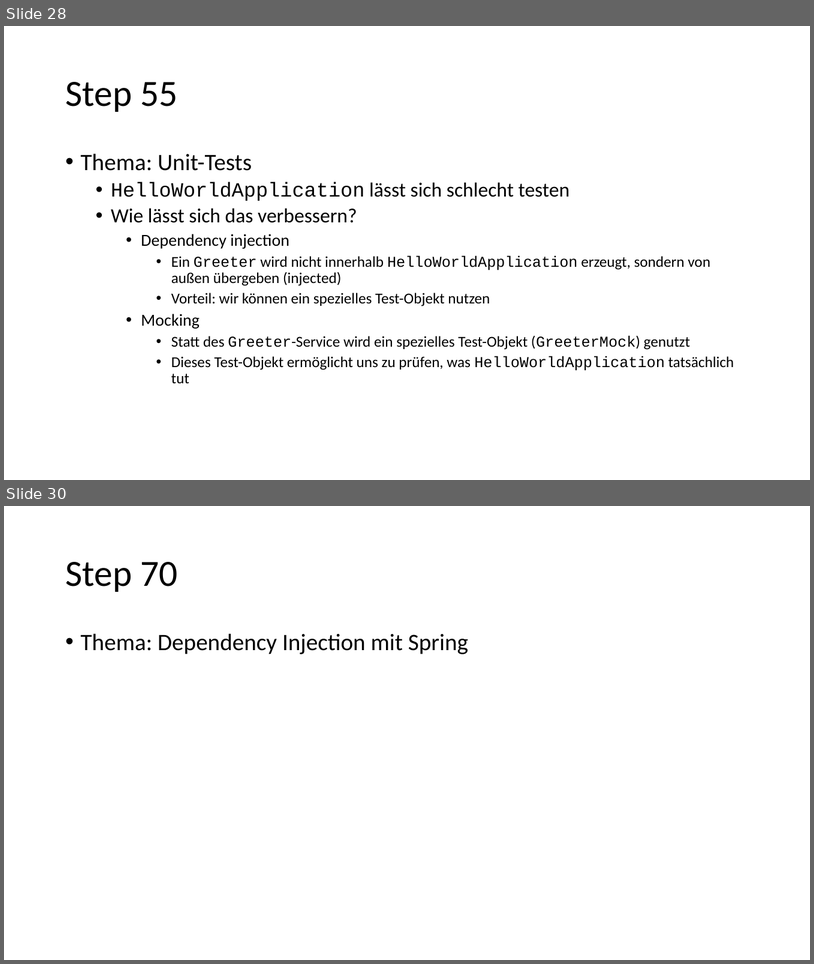
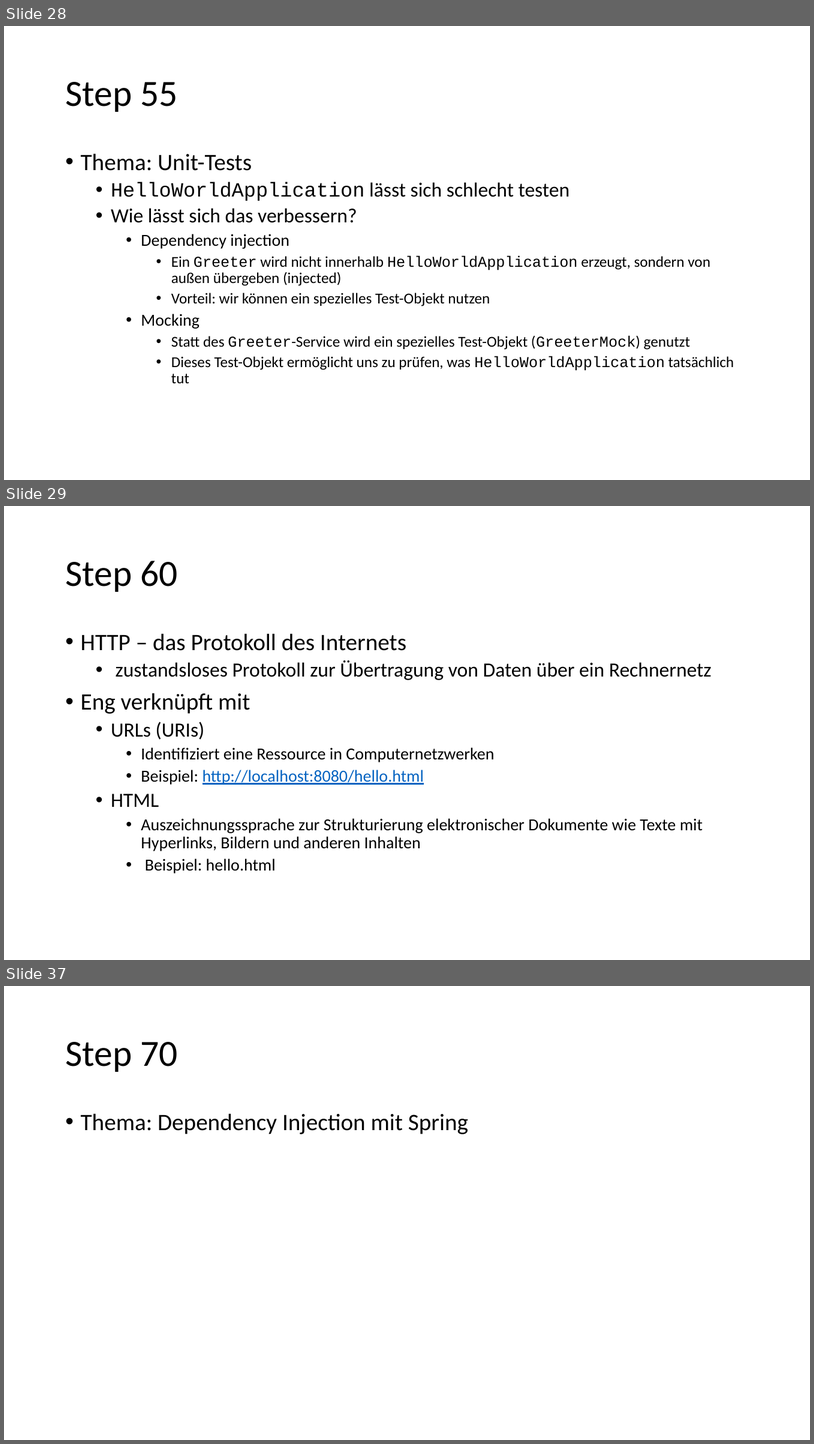
Before and after one commit to igeldo/PR4-SoSe23, a slide deck: Java-Starter.pptx. Shown one above the other, each under a label of ours: slides 28 and 30 before the commit, slides 28, 29 and 37 after it; the slides between them are not shown. The pictures are 814x964 and 814x1444 pixels, drawn with LibreOffice and Linux fonts; fonts in the diff are those of the drawing. Boxes give left, top, right and bottom in pixels: in the first picture for what was removed or moved away, otherwise in the second. Text is boxed around its words. In the diff, an @@ line names an element or a change of style, - is before the commit and + after.

Commit message:
add slides for step0060

```diff
--- a/Java-Starter.pptx
+++ b/Java-Starter.pptx
@@ slide 29 added at bbox=[4, 506, 810, 960], background #FFFFFF @@
@@ title added at bbox=[65, 561, 178, 592], 44 pt, text #000000 @@
+Step 60
@@ text added at bbox=[81, 633, 712, 873], 20 pt, text #000000 @@
+• HTTP – das Protokoll des Internets
+  • zustandsloses Protokoll zur Übertragung von Daten über ein Rechnernetz
+• Eng verknüpft mit
+  • URLs (URIs)
+    • Identifiziert eine Ressource in Computernetzwerken
+    • Beispiel: http://localhost:8080/hello.html
+  • HTML
+    • Auszeichnungssprache zur Strukturierung elektronischer Dokumente wie Texte mit Hyperlinks, Bildern und anderen Inhalten
+    • Beispiel: hello.html
@@ what was slide 30 is now slide 37 @@
```
Also in this commit, not shown: 1 slide changed, 6 other slides added.
